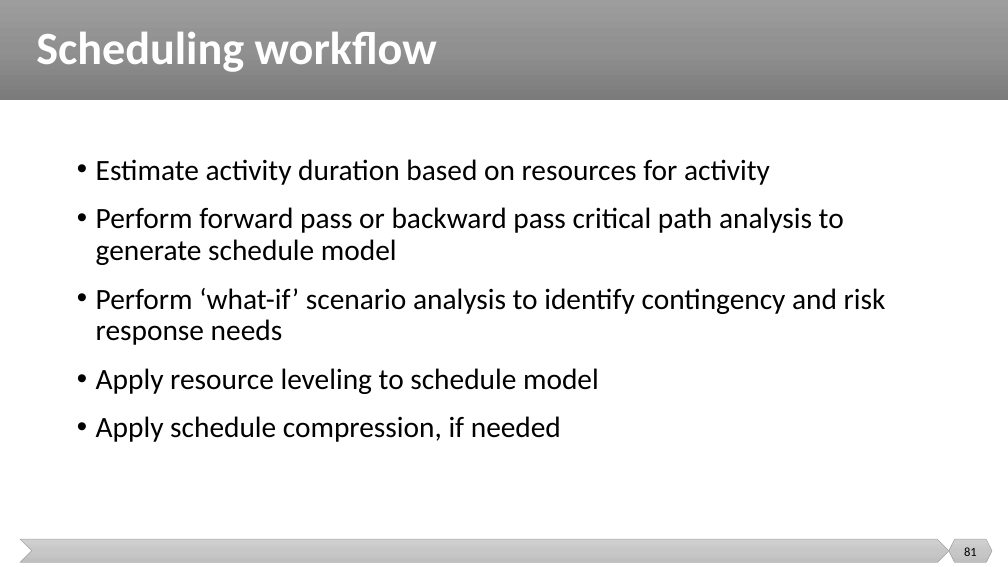
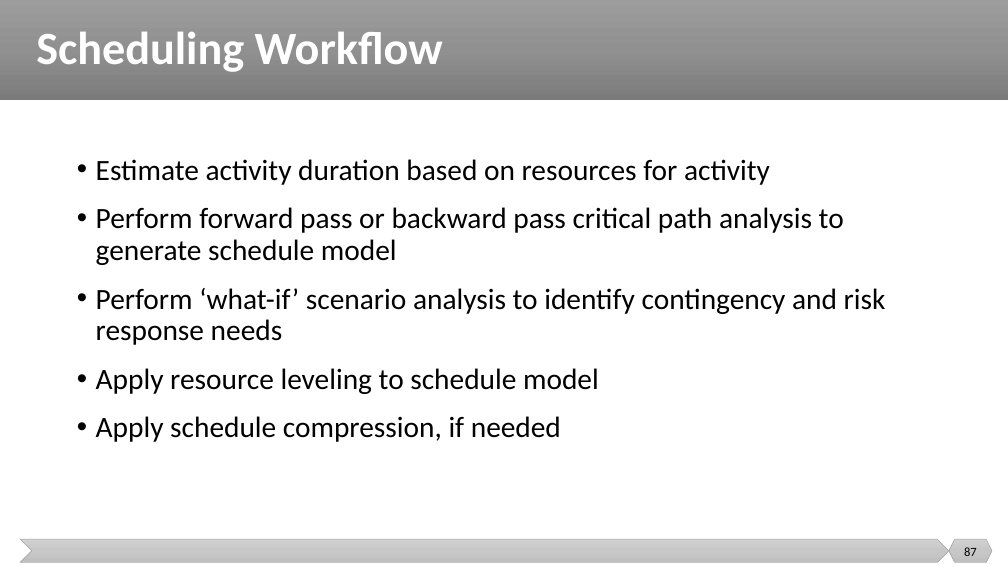
Before and after one commit to malenezi/malenezi, a slide deck: slide 87 of SE423/Lectures/6-Planning/Scheduling and Tracking.pptx (slide 81 before the commit). Drawn at 1008x567 pixels with LibreOffice and Linux fonts; fonts in the diff are those of the drawing. Boxes give left, top, right and bottom in pixels: in the first picture for what was removed or moved away, otherwise in the second. Text is boxed around its words. In the diff, an @@ line names an element or a change of style, - is before the commit and + after.

```diff
--- a/SE423/Lectures/6-Planning/Scheduling and Tracking.pptx
+++ b/SE423/Lectures/6-Planning/Scheduling and Tracking.pptx
@@ title at [36, 31, 443, 72]: text changed @@
-Scheduling workflow
+Scheduling Workflow
@@ page number at [964, 547, 977, 556]: text changed @@
-81
+87
```
Also in this commit, not shown: 26 other slides changed, 2 slides added, 5 slides removed.
